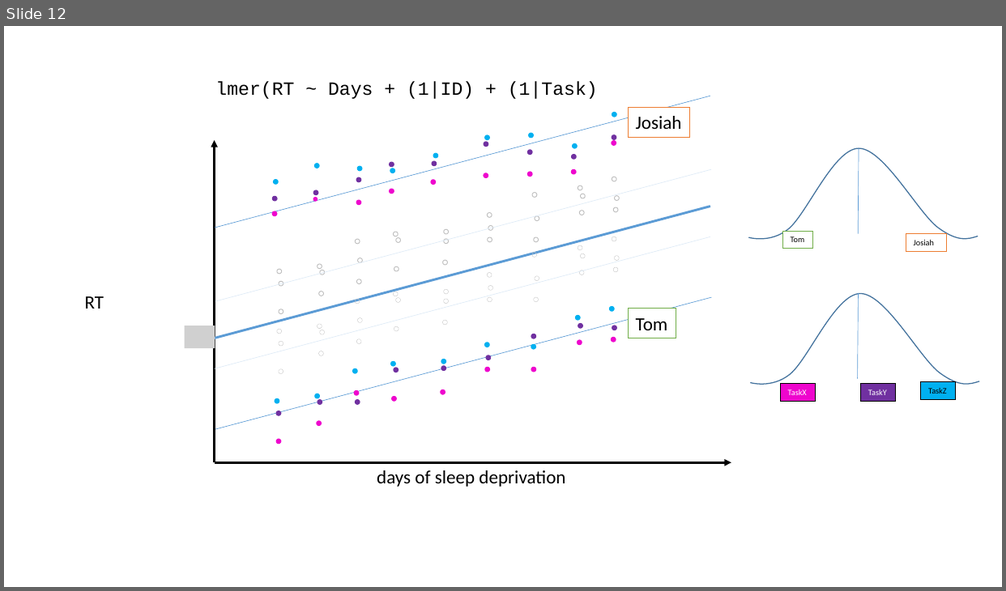
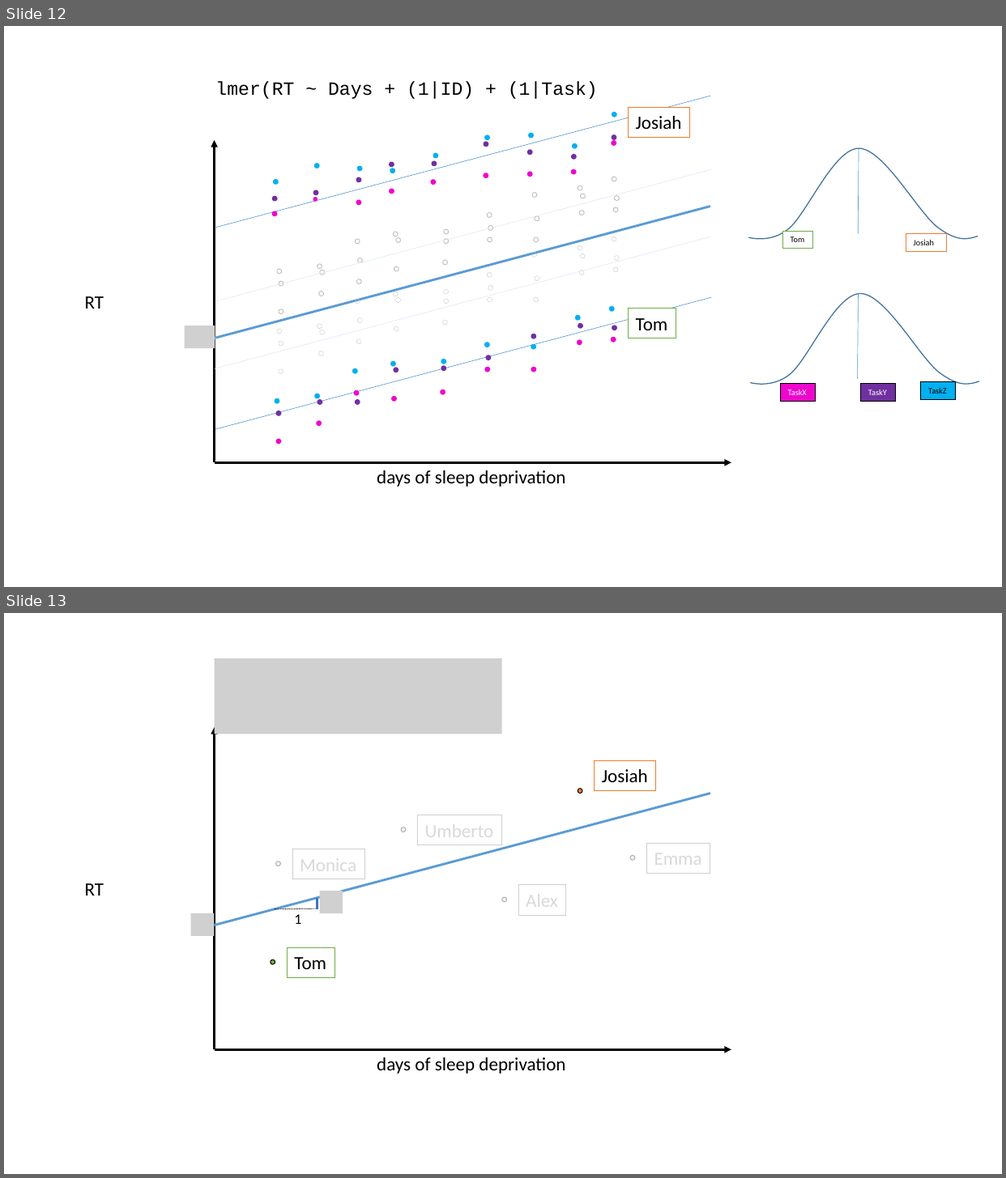
Before and after one commit to uoepsy/dapr3, a slide deck: docs/2223/lectures/jk_img_sandbox/rt_example.pptx. Shown one above the other, each under a label of ours: slide 12 before the commit, slides 12 and 13 after it. The pictures are 1006x591 and 1006x1178 pixels, drawn with LibreOffice and Linux fonts; fonts in the diff are those of the drawing; grey boxes stand for pictures. Boxes give left, top, right and bottom in pixels: in the first picture for what was removed or moved away, otherwise in the second. Text is boxed around its words. In the diff, an @@ line names an element or a change of style, - is before the commit and + after.

Commit message:
add in extra slide

```diff
--- a/docs/2223/lectures/jk_img_sandbox/rt_example.pptx
+++ b/docs/2223/lectures/jk_img_sandbox/rt_example.pptx
@@ slide 13 added at (4,613,1002,1174), background #FFFFFF @@
@@ picture added at (215,658,502,735) @@
@@ arrow added from (215, 1050) to (215, 727), #000000 2.25 pt @@
@@ rectangle added at (594,760,657,790), outline #ED7D31 0.75 pt, 18 pt, text #000000 @@
+Josiah
@@ line added from (215, 925) to (710, 794), #5B9BD5 2.25 pt @@
@@ ellipse added at (578,789,583,794), fill #ED7D31, outline #000000 0.75 pt @@
@@ ellipse added at (401,827,405,832), fill #F2F2F2, outline #AFABAB 0.75 pt @@
@@ rectangle added at (418,815,503,845), outline #D0CECE 0.75 pt, 18 pt, text #D9D9D9 @@
+Umberto
@@ rectangle added at (292,850,364,879), outline #D0CECE 0.75 pt, 18 pt, text #D9D9D9 @@
+Monica
@@ ellipse added at (631,855,635,860), fill #F2F2F2, outline #AFABAB 0.75 pt @@
@@ rectangle added at (647,844,710,874), outline #D0CECE 0.75 pt, 18 pt, text #D9D9D9 @@
+Emma
@@ ellipse added at (275,862,280,866), fill #F2F2F2, outline #AFABAB 0.75 pt @@
@@ text added at (85,884,104,896), 18 pt, text #000000 @@
+RT
@@ ellipse added at (502,897,506,902), fill #F2F2F2, outline #AFABAB 0.75 pt @@
@@ rectangle added at (518,884,566,914), outline #D0CECE 0.75 pt, 18 pt, text #D9D9D9 @@
+Alex
@@ picture added at (191,914,215,935) @@
@@ group added at (275,891,343,924): 2 lines, 1 picture, 1 text @@
+1
@@ rectangle added at (287,948,335,977), outline #70AD47 0.75 pt, 18 pt, text #000000 @@
+Tom
@@ ellipse added at (270,960,275,965), fill #70AD47, outline #000000 0.75 pt @@
@@ arrow added from (215, 1050) to (731, 1050), #000000 2.25 pt @@
@@ text added at (377,1058,565,1074), 18 pt, text #000000 @@
+days of sleep deprivation
```
Also in this commit, not shown: 36 other files.
